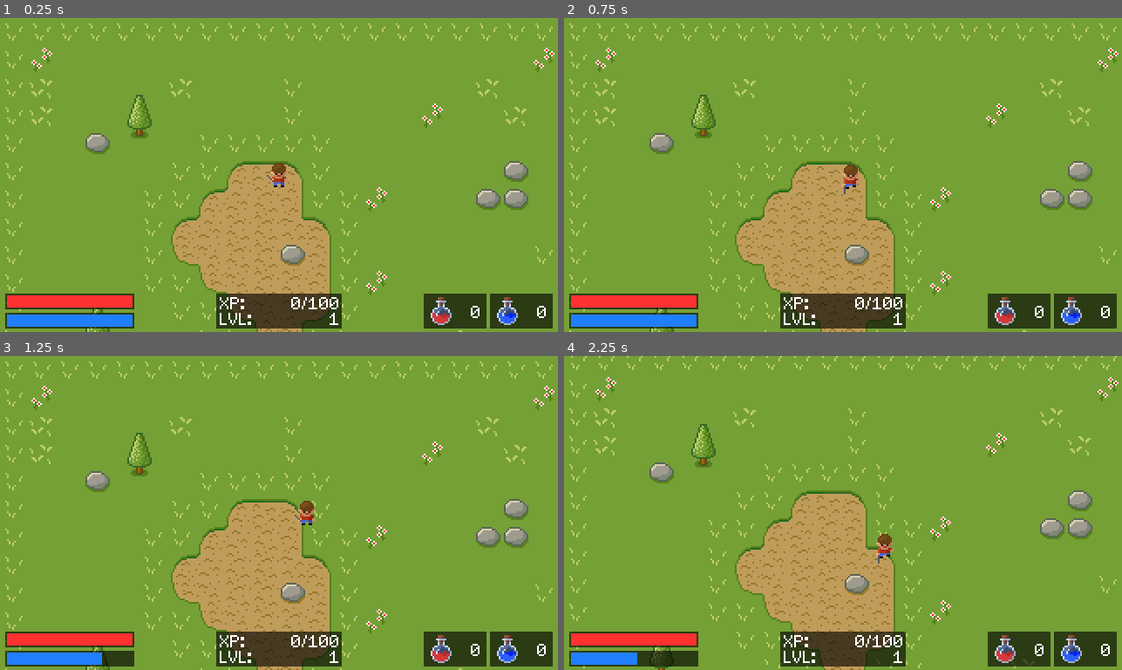
Above: before the commit, frames 1-4 (two rows, left to right).
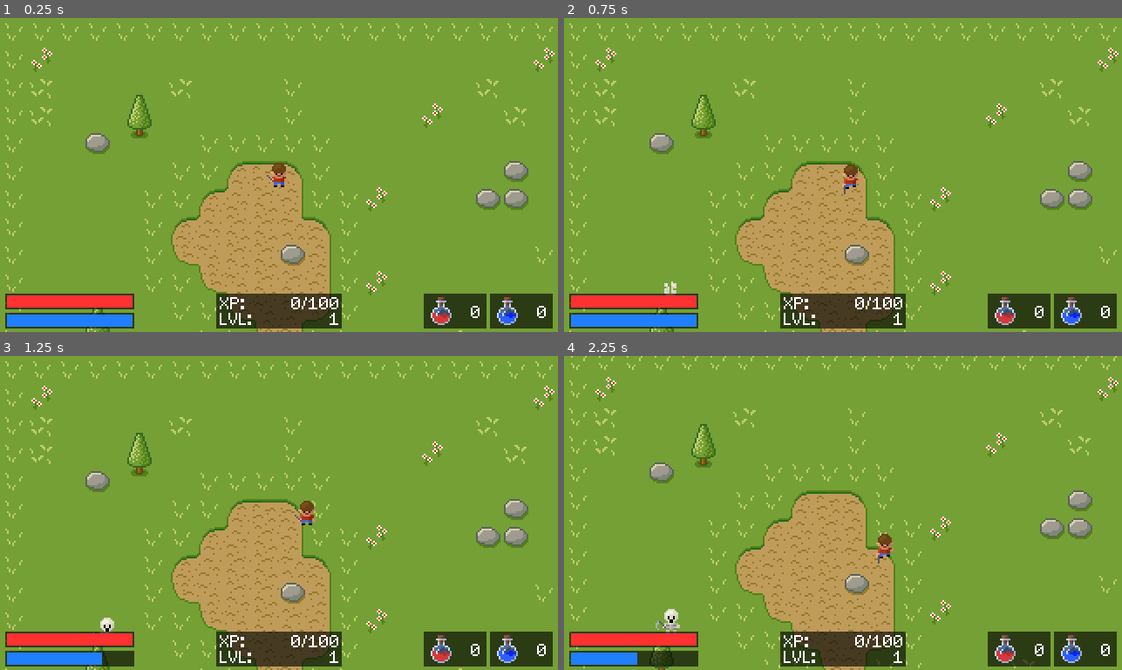
Above: after the commit, the same moments.

Repository: tlo8640/SimpleRPG
Game: Godot game, scene res://Scenes/Main.tscn
Same seed, same stepped clock (60 frames per second), same inputs: the game is played once before the commit and once after it.
Inputs:
- Up to frame 1 (0.25 s): no input
- Up to frame 2 (0.75 s): tap Enter at 0.5 s; hold Right (ui_right) from 0.53 s (still down); hold Space (attack) from 0.53 s (still down)
- Up to frame 3 (1.25 s): keep holding Right (ui_right); keep holding Space (attack); tap Ctrl (fireball) at 0.8 s
- Up to frame 4 (2.25 s): release Right (ui_right) at 1.28 s; release Space (attack) at 1.28 s; hold Down (ui_down) 1.28-2.03 s; tap Ctrl (fireball) at 1.35 s; tap Space (attack) at 1.55 s; hold Right (ui_right) from 2.03 s (still down); hold Space (attack) from 2.03 s (still down)

Frame 1 is identical in both runs. In frame 2, less than 0.1% of the frame differs, in the area x 17-21%, y 83-89%; in frame 3, 0.1%; in frame 4, 0.2%, in the area x 16-21%, y 80-89%.

Commit message:
add skeletons

Diff:
--- /dev/null
+++ b/Entities/Skeleton/Skeleton.gd
@@ -0,0 +1,84 @@
+extends KinematicBody2D
+
+# Node reference
+var player
+
+# random number generator
+var rng = RandomNumberGenerator.new()
+
+# movement variables
+export var speed = 25
+var direction : Vector2
+var last_direction = Vector2(0, 1)
+var bounce_countdown = 0
+var other_animation_playing = false
+
+func _ready():
+	player = get_tree().root.get_node("Root/Player")
+	rng.randomize()
+
+
+
+func _on_Timer_timeout():
+	# calculate position in relation to player
+	var player_relative_position = player.position - position
+
+	if player_relative_position.length() <= 16:
+		direction = Vector2.ZERO
+		last_direction = player_relative_position.normalized()
+	elif player_relative_position.length() <= 100 and bounce_countdown == 0:
+		direction = player_relative_position.normalized()
+	elif bounce_countdown == 0:
+		# player too far
+		var random_number = rng.randf()
+		if random_number < 0.5:
+			direction = Vector2.ZERO
+		elif random_number < 0.1:
+			direction = Vector2.DOWN.rotated(rng.randf() * 2 * PI)
+
+	# update bounce_countdown
+	if bounce_countdown > 0:
+		bounce_countdown = bounce_countdown - 1
+
+func _physics_process(delta):
+	var movement = direction * speed * delta
+	var collision = move_and_collide(movement)
+	if collision != null and collision.collider.name != "Player":
+		direction = direction.rotated(rng.randf_range(PI/4, PI/2))
+		bounce_countdown = rng.randi_range(2, 5)
+	if not other_animation_playing:
+		animates_monster(direction)
+
+func get_aninmation_direction(direction: Vector2):
+	var norm_direction = direction.normalized()
+	if norm_direction.y >= 0.707:
+		return "down"
+	elif norm_direction.y <= -0.707:
+		return "up"
+	elif norm_direction.x <= -0.707:
+		return "left"
+	elif norm_direction.x >= 0.707:
+		return "right"
+	return "down"
+
+func animates_monster(direction: Vector2):
+	if direction != Vector2.ZERO:
+		last_direction = direction
+		# choose correct direction animation
+		var animation = get_aninmation_direction(last_direction) + "_walk"
+		$AnimatedSprite.play(animation)
+	else:
+		# choose right idle animation (based on last movement)
+		var animation = get_aninmation_direction(last_direction) + "_idle"
+		$AnimatedSprite.play(animation)
+
+func arise():
+	other_animation_playing = true
+	$AnimatedSprite.play("birth")
+
+
+func _on_AnimatedSprite_animation_finished():
+	if $AnimatedSprite.animation == "birth":
+		$AnimatedSprite.animation = "down_idle"
+		$Timer.start()
+	other_animation_playing = false
--- /dev/null
+++ b/Entities/Skeleton/Skeleton.tscn
@@ -0,0 +1,125 @@
+[gd_scene load_steps=34 format=2]
+
+[ext_resource path="res://Entities/Skeleton/skeleton_death_2.png" type="Texture" id=1]
+[ext_resource path="res://Entities/Skeleton/skeleton_up_attack_1.png" type="Texture" id=2]
+[ext_resource path="res://Entities/Skeleton/skeleton_left_attack_2.png" type="Texture" id=3]
+[ext_resource path="res://Entities/Skeleton/skeleton_down_idle_2.png" type="Texture" id=4]
+[ext_resource path="res://Entities/Skeleton/skeleton_left_idle_2.png" type="Texture" id=5]
+[ext_resource path="res://Entities/Skeleton/skeleton_down_attack_2.png" type="Texture" id=6]
+[ext_resource path="res://Entities/Skeleton/skeleton_right_idle_1.png" type="Texture" id=7]
+[ext_resource path="res://Entities/Skeleton/skeleton_up_attack_2.png" type="Texture" id=8]
+[ext_resource path="res://Entities/Skeleton/skeleton_death_5.png" type="Texture" id=9]
+[ext_resource path="res://Entities/Skeleton/skeleton_right_attack_2.png" type="Texture" id=10]
+[ext_resource path="res://Entities/Skeleton/skeleton_down_walk_2.png" type="Texture" id=11]
+[ext_resource path="res://Entities/Skeleton/skeleton_up_idle_2.png" type="Texture" id=12]
+[ext_resource path="res://Entities/Skeleton/skeleton_death_6.png" type="Texture" id=13]
+[ext_resource path="res://Entities/Skeleton/skeleton_left_walk_1.png" type="Texture" id=14]
+[ext_resource path="res://Entities/Skeleton/skeleton_left_idle_1.png" type="Texture" id=15]
+[ext_resource path="res://Entities/Skeleton/skeleton_down_idle_1.png" type="Texture" id=16]
+[ext_resource path="res://Entities/Skeleton/skeleton_up_walk_2.png" type="Texture" id=17]
+[ext_resource path="res://Entities/Skeleton/skeleton_left_walk_2.png" type="Texture" id=18]
+[ext_resource path="res://Entities/Skeleton/skeleton_death_1.png" type="Texture" id=19]
+[ext_resource path="res://Entities/Skeleton/skeleton_right_idle_2.png" type="Texture" id=20]
+[ext_resource path="res://Entities/Skeleton/skeleton_up_walk_1.png" type="Texture" id=21]
+[ext_resource path="res://Entities/Skeleton/skeleton_right_walk_2.png" type="Texture" id=22]
+[ext_resource path="res://Entities/Skeleton/skeleton_up_idle_1.png" type="Texture" id=23]
+[ext_resource path="res://Entities/Skeleton/skeleton_right_walk_1.png" type="Texture" id=24]
+[ext_resource path="res://Entities/Skeleton/skeleton_down_walk_1.png" type="Texture" id=25]
+[ext_resource path="res://Entities/Skeleton/skeleton_right_attack_1.png" type="Texture" id=26]
+[ext_resource path="res://Entities/Skeleton/skeleton_left_attack_1.png" type="Texture" id=27]
+[ext_resource path="res://Entities/Skeleton/skeleton_down_attack_1.png" type="Texture" id=28]
+[ext_resource path="res://Entities/Skeleton/skeleton_death_4.png" type="Texture" id=29]
+[ext_resource path="res://Entities/Skeleton/skeleton_death_3.png" type="Texture" id=30]
+[ext_resource path="res://Entities/Skeleton/Skeleton.gd" type="Script" id=31]
+
+[sub_resource type="SpriteFrames" id=1]
+animations = [ {
+"frames": [ ExtResource( 16 ), ExtResource( 28 ), ExtResource( 6 ) ],
+"loop": false,
+"name": "down_attack",
+"speed": 3.0
+}, {
+"frames": [ ExtResource( 15 ), ExtResource( 14 ), ExtResource( 15 ), ExtResource( 18 ) ],
+"loop": true,
+"name": "left_walk",
+"speed": 5.0
+}, {
+"frames": [ ExtResource( 23 ), ExtResource( 12 ) ],
+"loop": true,
+"name": "up_idle",
+"speed": 1.0
+}, {
+"frames": [ ExtResource( 7 ), ExtResource( 26 ), ExtResource( 10 ) ],
+"loop": false,
+"name": "right_attack",
+"speed": 7.0
+}, {
+"frames": [ ExtResource( 23 ), ExtResource( 2 ), ExtResource( 8 ) ],
+"loop": false,
+"name": "up_attack",
+"speed": 7.0
+}, {
+"frames": [ ExtResource( 16 ), ExtResource( 4 ) ],
+"loop": true,
+"name": "down_idle",
+"speed": 1.0
+}, {
+"frames": [ ExtResource( 16 ), ExtResource( 25 ), ExtResource( 16 ), ExtResource( 11 ) ],
+"loop": true,
+"name": "down_walk",
+"speed": 5.0
+}, {
+"frames": [ ExtResource( 7 ), ExtResource( 24 ), ExtResource( 7 ), ExtResource( 22 ) ],
+"loop": true,
+"name": "right_walk",
+"speed": 5.0
+}, {
+"frames": [ ExtResource( 15 ), ExtResource( 5 ) ],
+"loop": true,
+"name": "left_idle",
+"speed": 1.0
+}, {
+"frames": [ ExtResource( 15 ), ExtResource( 27 ), ExtResource( 3 ) ],
+"loop": false,
+"name": "left_attack",
+"speed": 7.0
+}, {
+"frames": [ ExtResource( 7 ), ExtResource( 20 ) ],
+"loop": true,
+"name": "right_idle",
+"speed": 1.0
+}, {
+"frames": [ ExtResource( 23 ), ExtResource( 21 ), ExtResource( 23 ), ExtResource( 17 ) ],
+"loop": true,
+"name": "up_walk",
+"speed": 5.0
+}, {
+"frames": [ ExtResource( 13 ), ExtResource( 9 ), ExtResource( 29 ), ExtResource( 30 ), ExtResource( 1 ), ExtResource( 19 ) ],
+"loop": false,
+"name": "birth",
+"speed": 7.0
+}, {
+"frames": [ ExtResource( 19 ), ExtResource( 1 ), ExtResource( 30 ), ExtResource( 29 ), ExtResource( 9 ), ExtResource( 13 ) ],
+"loop": false,
+"name": "death",
+"speed": 7.0
+} ]
+
+[sub_resource type="RectangleShape2D" id=2]
+extents = Vector2( 5, 7 )
+
+[node name="Skeleton" type="KinematicBody2D"]
+script = ExtResource( 31 )
+
+[node name="AnimatedSprite" type="AnimatedSprite" parent="."]
+z_index = 1
+frames = SubResource( 1 )
+animation = "down_idle"
+
+[node name="CollisionShape2D" type="CollisionShape2D" parent="."]
+shape = SubResource( 2 )
+
+[node name="Timer" type="Timer" parent="."]
+wait_time = 0.25
+[connection signal="animation_finished" from="AnimatedSprite" to="." method="_on_AnimatedSprite_animation_finished"]
+[connection signal="timeout" from="Timer" to="." method="_on_Timer_timeout"]
--- /dev/null
+++ b/Entities/SkeletonSpawner/SkeletonSpawner.gd
@@ -0,0 +1,63 @@
+extends Node2D
+
+# nodes reference
+var tilemap
+var tree_tilemap
+
+# spawner variables
+export var spawn_area : Rect2 = Rect2(50, 150, 700, 700)
+export var max_skeletons = 40
+export var start_skeletons = 10
+var skeleton_count = 0
+var skeleton_scene = preload("res://Entities/Skeleton/Skeleton.tscn")
+
+# random
+var rng = RandomNumberGenerator.new()
+
+func instance_skeleton():
+	# instance scene
+	var skeleton = skeleton_scene.instance()
+	add_child(skeleton)
+
+	# place skeleton
+	var valid_position = false
+	while not valid_position:
+		skeleton.position.x  = spawn_area.position.x + rng.randf_range(0, spawn_area.size.x)
+		skeleton.position.y  = spawn_area.position.y + rng.randf_range(0, spawn_area.size.y)
+		valid_position = test_position(skeleton.position)
+
+	# play animation
+	skeleton.arise()
+
+func test_position(position : Vector2):
+	# check for valid position of skeleton (grass or sand)
+	var cell_coord = tilemap.world_to_map(position)
+	var cell_type_id = tilemap.get_cellv(cell_coord)
+	var grass_or_sand = (cell_type_id == tilemap.tile_set.find_tile_by_name("Grass")) || (cell_type_id == tilemap.tile_set.find_tile_by_name("Sand"))
+
+	# check for tree
+	cell_coord = tilemap.world_to_map(position)
+	cell_type_id = tilemap.get_cellv(cell_coord)
+	var no_trees = (cell_type_id != tilemap.tile_set.find_tile_by_name("Tree"))
+
+	# position is valid if both values are true
+	return grass_or_sand and no_trees
+
+func _ready():
+	# get tilemaps refernce
+	tilemap = get_tree().root.get_node("Root/TileMap")
+	tree_tilemap = get_tree().root.get_node("Root/Tree TileMap")
+
+	# initialize random numbe rgenerator
+	rng.randomize()
+
+	# create skeleton
+	for i in range(start_skeletons):
+		instance_skeleton()
+	skeleton_count = start_skeletons
+
+func _on_Timer_timeout():
+	# every second
+	if skeleton_count < max_skeletons:
+		instance_skeleton()
+		skeleton_count += 1
--- /dev/null
+++ b/Entities/SkeletonSpawner/SkeletonSpawner.tscn
@@ -0,0 +1,10 @@
+[gd_scene load_steps=2 format=2]
+
+[ext_resource path="res://Entities/SkeletonSpawner/SkeletonSpawner.gd" type="Script" id=1]
+
+[node name="SkeletonSpawner" type="Node2D"]
+script = ExtResource( 1 )
+
+[node name="Timer" type="Timer" parent="."]
+autostart = true
+[connection signal="timeout" from="Timer" to="." method="_on_Timer_timeout"]
--- a/Scenes/Main.tscn
+++ b/Scenes/Main.tscn
@@ -38,8 +38,9 @@
 [ext_resource path="res://GUI/ManaBar.gd" type="Script" id=36]
 [ext_resource path="res://Fonts/Font.tres" type="DynamicFont" id=37]
 [ext_resource path="res://GUI/potions.png" type="Texture" id=38]
-
-[sub_resource type="SpriteFrames" id=2]
+[ext_resource path="res://Entities/SkeletonSpawner/SkeletonSpawner.tscn" type="PackedScene" id=39]
+
+[sub_resource type="SpriteFrames" id=1]
 animations = [ {
 "frames": [ ExtResource( 1 ), ExtResource( 10 ), ExtResource( 5 ) ],
 "loop": false,
@@ -305,6 +306,8 @@
 custom_fonts/font = ExtResource( 37 )
 text = "0"
 align = 2
+
+[node name="SkeletonSpawner" parent="." instance=ExtResource( 39 )]
 [connection signal="player_stats_changed" from="Player" to="CanvasLayer/Health" method="_on_Player_player_stats_changed"]
 [connection signal="player_stats_changed" from="Player" to="CanvasLayer/Mana" method="_on_Player_player_stats_changed"]
 [connection signal="animation_finished" from="Player/Sprite" to="Player" method="_on_Sprite_animation_finished"]
Binary file added: Entities/Skeleton/skeleton_death_1.png
Not shown, added: Entities/Skeleton/skeleton_death_1.png.import
Binary file added: Entities/Skeleton/skeleton_death_2.png
Not shown, added: Entities/Skeleton/skeleton_death_2.png.import
Binary file added: Entities/Skeleton/skeleton_death_3.png
Not shown, added: Entities/Skeleton/skeleton_death_3.png.import
Binary file added: Entities/Skeleton/skeleton_death_4.png
Not shown, added: Entities/Skeleton/skeleton_death_4.png.import
Binary file added: Entities/Skeleton/skeleton_death_5.png
Not shown, added: Entities/Skeleton/skeleton_death_5.png.import
Binary file added: Entities/Skeleton/skeleton_death_6.png
Not shown, added: Entities/Skeleton/skeleton_death_6.png.import
(and 49 more such lines)
